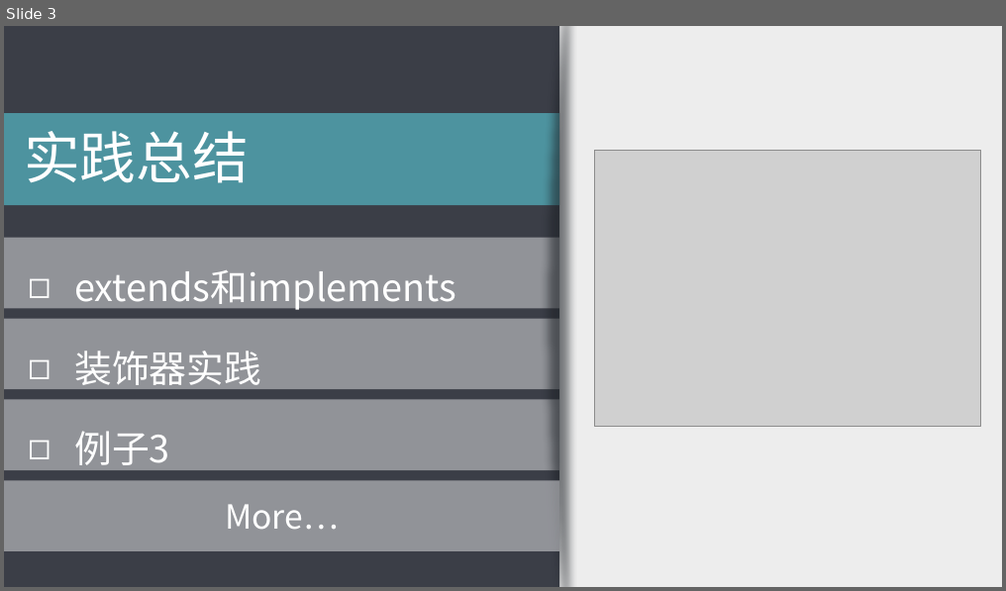
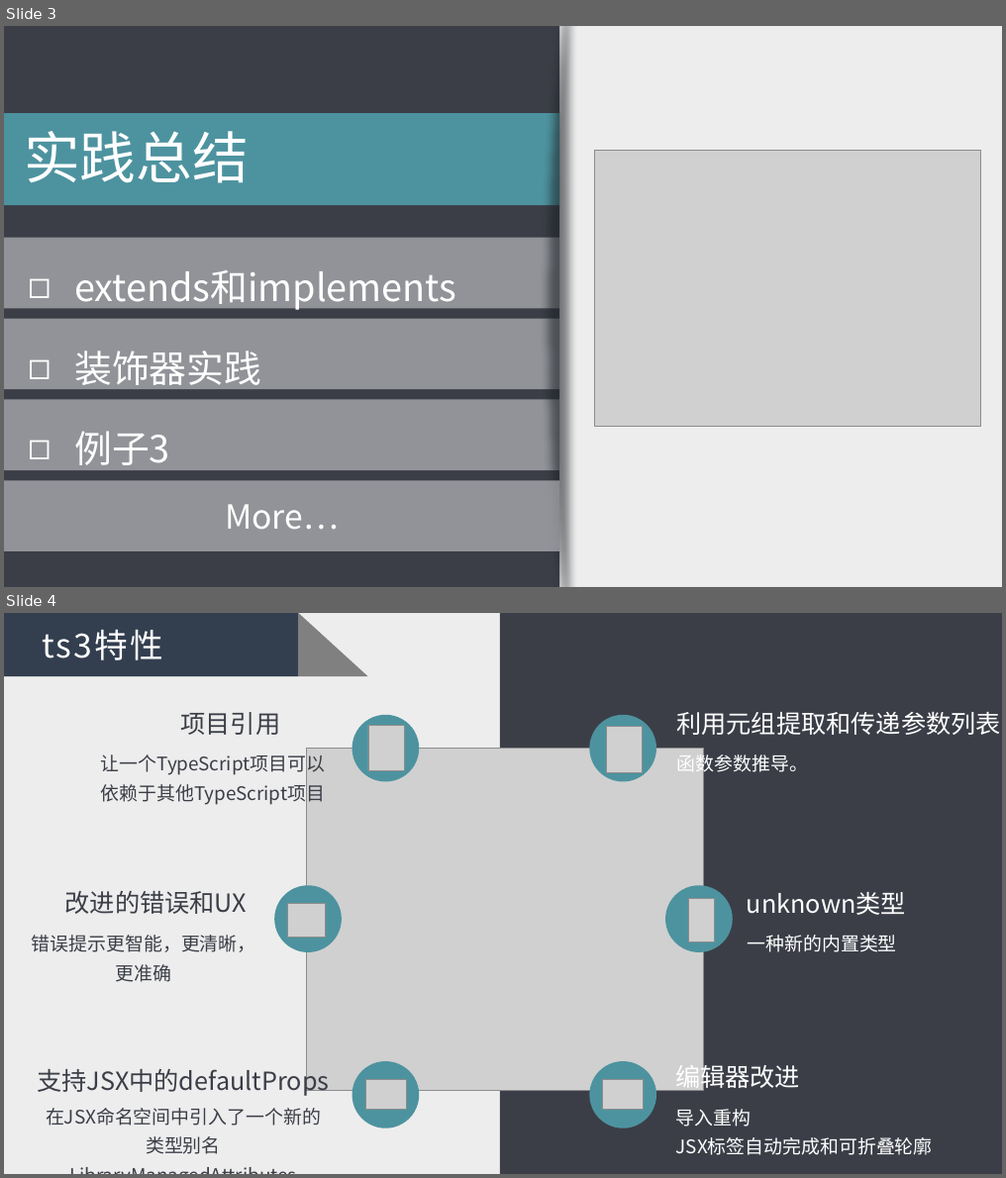
Before and after one commit to wangcherry/typescript-demo, a slide deck: doc/ts实践总结&ts3特性.pptx. Shown one above the other, each under a label of ours: slide 3 before the commit, slides 3 and 4 after it. The pictures are 1006x591 and 1006x1178 pixels, drawn with LibreOffice and Linux fonts; fonts in the diff are those of the drawing; grey boxes stand for pictures; background and template pictures are left out. Boxes give left, top, right and bottom in pixels: in the first picture for what was removed or moved away, otherwise in the second. Text is boxed around its words. In the diff, an @@ line names an element or a change of style, - is before the commit and + after.

Commit message:
change: 增加新的例子

```diff
--- a/doc/ts实践总结&ts3特性.pptx
+++ b/doc/ts实践总结&ts3特性.pptx
@@ slide 4 added at (x1=4, y1=613, x2=1002, y2=1174), background #EDEDED @@
@@ rectangle added at (x1=4, y1=613, x2=298, y2=676), fill #333F50, 32 pt, text #FFFFFF @@
+ts3特性
@@ right triangle added at (x1=298, y1=613, x2=368, y2=676), fill #808080 @@
@@ rectangle added at (x1=500, y1=613, x2=1002, y2=1174), fill #3B3E47 @@
@@ text added at (x1=180, y1=712, x2=280, y2=735), 24 pt, text #3B3E47 @@
+项目引用
@@ ellipse added at (x1=352, y1=715, x2=420, y2=782), fill #4D939F @@
@@ picture added at (x1=368, y1=725, x2=405, y2=771) @@
@@ ellipse added at (x1=589, y1=715, x2=656, y2=782), fill #4D939F @@
@@ picture added at (x1=606, y1=726, x2=642, y2=772) @@
@@ text added at (x1=676, y1=712, x2=1001, y2=735), 24 pt, text #FFFFFF @@
+利用元组提取和传递参数列表
@@ text added at (x1=101, y1=752, x2=325, y2=776), 18 pt, text #3B3E47 @@
+让一个TypeScript项目可以依赖于其他TypeScript项目
@@ picture added at (x1=307, y1=748, x2=704, y2=1090) @@
@@ text added at (x1=677, y1=752, x2=808, y2=776), 18 pt, text #FFFFFF @@
+函数参数推导。
@@ text added at (x1=65, y1=891, x2=248, y2=914), 24 pt, text #3B3E47 @@
+改进的错误和UX
@@ ellipse added at (x1=274, y1=885, x2=342, y2=953), fill #4D939F @@
@@ picture added at (x1=288, y1=903, x2=325, y2=937) @@
@@ ellipse added at (x1=665, y1=885, x2=734, y2=953), fill #4D939F @@
@@ picture added at (x1=688, y1=899, x2=715, y2=943) @@
@@ text added at (x1=746, y1=892, x2=906, y2=915), 24 pt, text #FFFFFF @@
+unknown类型
@@ text added at (x1=32, y1=935, x2=256, y2=982), 18 pt, text #3B3E47 @@
+错误提示更智能，更清晰，更准确
@@ text added at (x1=747, y1=935, x2=897, y2=953), 18 pt, text #FFFFFF @@
+一种新的内置类型
@@ text added at (x1=37, y1=1065, x2=329, y2=1096), 24 pt, text #3B3E47 @@
+支持JSX中的defaultProps
@@ ellipse added at (x1=352, y1=1061, x2=420, y2=1129), fill #4D939F @@
@@ picture added at (x1=365, y1=1079, x2=406, y2=1109) @@
@@ ellipse added at (x1=589, y1=1061, x2=656, y2=1129), fill #4D939F @@
@@ picture added at (x1=603, y1=1079, x2=644, y2=1109) @@
@@ text added at (x1=675, y1=1060, x2=800, y2=1091), 24 pt, text #FFFFFF @@
+编辑器改进
@@ text added at (x1=46, y1=1108, x2=321, y2=1126), 18 pt, text #3B3E47 @@
+在JSX命名空间中引入了一个新的类型别名LibraryManagedAttributes
@@ text added at (x1=676, y1=1109, x2=933, y2=1156), 18 pt, text #FFFFFF @@
+导入重构
+JSX标签自动完成和可折叠轮廓
```
Also in this commit, not shown: 1 slide removed, 4 other files.
